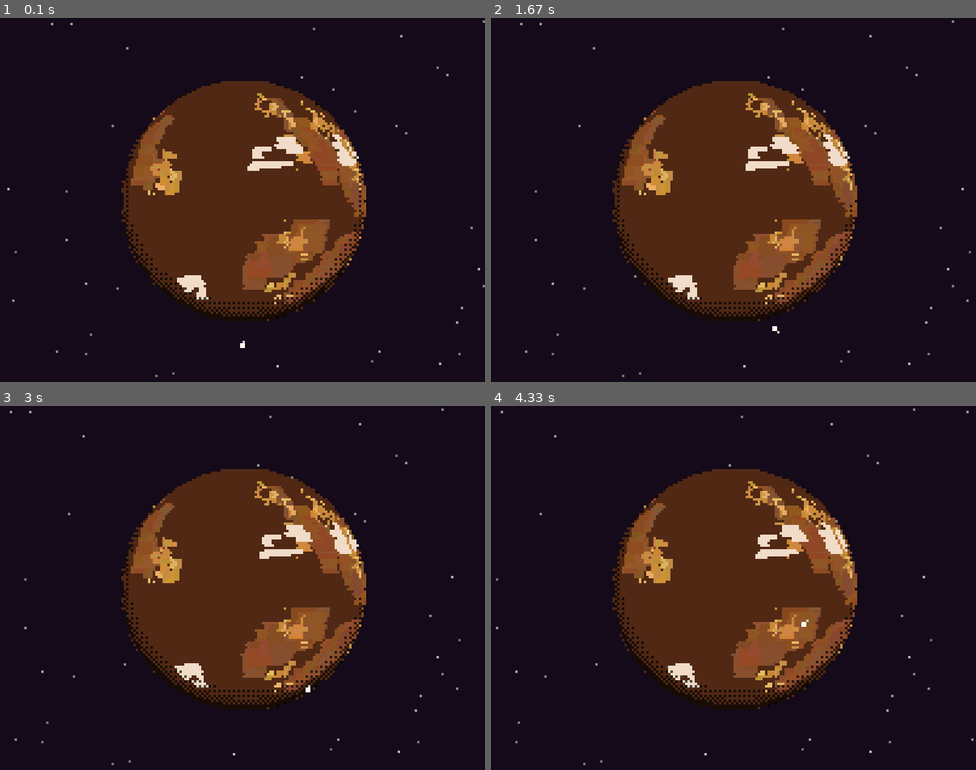
Above: before the commit, frames 1-4 (two rows, left to right).
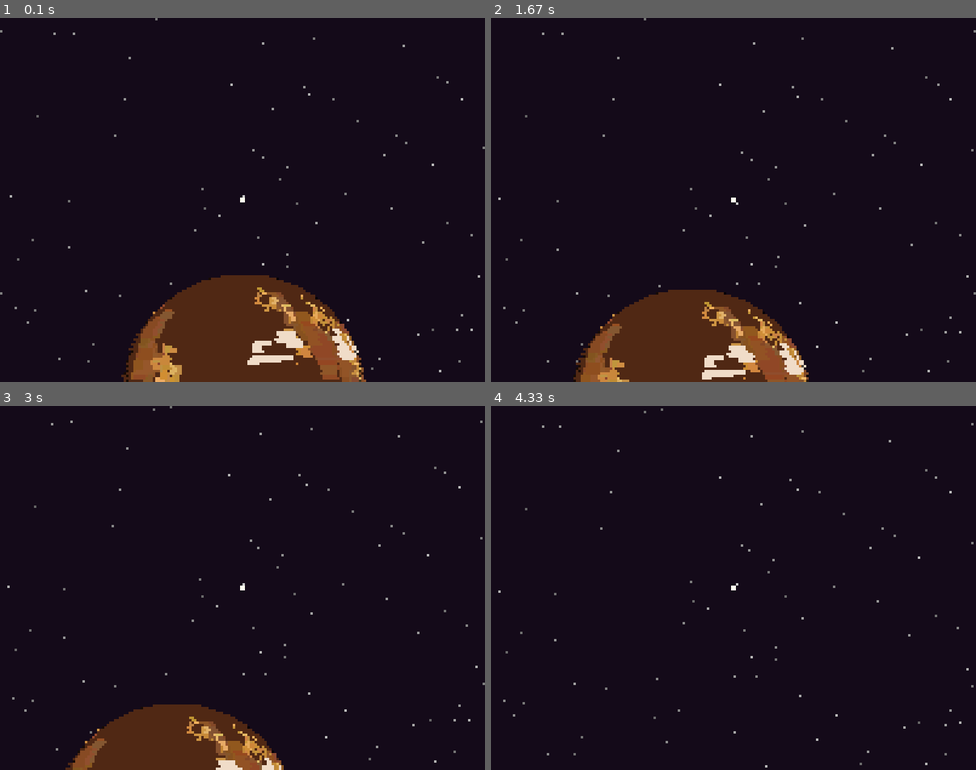
Above: after the commit, the same moments.

Repository: Thak676/pygame_planet_generator
Game: pygame game, started from main.py
Two runs of this game, one before a commit and one after it. Both use one fixed random seed, a clock stepped at 60 frames per second and the inputs below.
Inputs:
- Up to frame 1 (0.1 s): no input
- Up to frame 2 (1.67 s): hold Right 0.33-0.8 s; hold Up 0.83-1.13 s; hold Right 1.17-1.63 s
- Up to frame 3 (3 s): hold Left 1.67-2.2 s; hold Left 2.23-2.63 s; hold Up from 2.67 s (still down)
- Up to frame 4 (4.33 s): release Up at 3.03 s; hold Right 3.07-3.7 s; hold Left 3.73-4.2 s; hold Right from 4.23 s (still down)

The runs differ from the first frame. In frame 1, 33% of the frame differs, in the area x 0-100%, y 0-100%; in frame 2, 33%; in frame 3, 31%; in frame 4, 25%.

Commit message:
can move around in the world now

Diff:
--- a/main.py
+++ b/main.py
@@ -56,19 +56,24 @@
     current_planet = Planet(p_config)
 
     # Create Player
-    player = Spaceship(LOGICAL_WIDTH/2, LOGICAL_HEIGHT/2 + 60, LOGICAL_WIDTH, LOGICAL_HEIGHT)
+    # Start near the planet
+    player = Spaceship(LOGICAL_WIDTH/2, LOGICAL_HEIGHT/2 - 80, LOGICAL_WIDTH, LOGICAL_HEIGHT)
 
     # Assets
-    # Stars (small points)
+    # Stars (Infinite field simulation)
+    # Positions are relative to screen size (0..1) to be scaled by view
     stars = []
-    for _ in range(50):
-        # Allow float for smooth movement
-        x = float(random.randint(0, LOGICAL_WIDTH))
-        y = float(random.randint(0, LOGICAL_HEIGHT))
+    for _ in range(80):
+        x = random.uniform(0, LOGICAL_WIDTH)
+        y = random.uniform(0, LOGICAL_HEIGHT)
+        depth = 0.05 # Fixed depth so the star pattern doesn't distort (very distant)
         c = random.randint(100, 200)
-        stars.append([x, y, c])
+        stars.append({'x': x, 'y': y, 'depth': depth, 'c': c})
 
     light_orbit_angle = 0.0
+
+    # World Setup
+    planet_pos = (LOGICAL_WIDTH/2, LOGICAL_HEIGHT/2)
 
     running = True
     while running:
@@ -90,23 +95,38 @@
         player.handle_input()
         player.update()
 
-        # Draw Background & Stars
+        # Camera Update (Follow Player)
+        # target_cam_x = player.pos.x - LOGICAL_WIDTH/2
+        # target_cam_y = player.pos.y - LOGICAL_HEIGHT/2
+        # For simplicity, rigid lock:
+        camera_x = player.pos.x - LOGICAL_WIDTH / 2
+        camera_y = player.pos.y - LOGICAL_HEIGHT / 2
+
+        # Draw Background & Stars (Parallax)
         canvas.fill(C_SPACE)
         for s in stars:
-            s[0] -= TRAVEL_SPEED
-            if s[0] < 0: s[0] += LOGICAL_WIDTH
+            # Scroll stars based on depth
+            # (Original Pos - Camera * Depth) % ScreenSize
+            sx = (s['x'] - camera_x * s['depth']) % LOGICAL_WIDTH
+            sy = (s['y'] - camera_y * s['depth']) % LOGICAL_HEIGHT
 
-            ix, iy = int(s[0]), int(s[1])
+            ix, iy = int(sx), int(sy)
             if 0 <= ix < LOGICAL_WIDTH and 0 <= iy < LOGICAL_HEIGHT:
-                 canvas.set_at((ix, iy), (s[2], s[2], s[2]))
+                 canvas.set_at((ix, iy), (s['c'], s['c'], s['c']))
 
-        # Draw Planet
-        planet_center_x = LOGICAL_WIDTH // 2
-        planet_center_y = LOGICAL_HEIGHT // 2
-        current_planet.draw(canvas, planet_center_x, planet_center_y, light_vector)
+        # Draw Planet (World Space -> Screen Space)
+        # Planet is at planet_pos in world space
+        screen_planet_x = int(planet_pos[0] - camera_x)
+        screen_planet_y = int(planet_pos[1] - camera_y)
+
+        # Only draw planet if somewhat on screen (simple culling)
+        # Radius is 50, + margin
+        if (-100 < screen_planet_x < LOGICAL_WIDTH + 100 and
+            -100 < screen_planet_y < LOGICAL_HEIGHT + 100):
+            current_planet.draw(canvas, screen_planet_x, screen_planet_y, light_vector)
 
         # Draw Player
-        player.draw(canvas)
+        player.draw(canvas, camera_x, camera_y)
 
         # Scale to window
         scaled_surf = pygame.transform.scale(canvas, (WIDTH, HEIGHT))
--- a/spaceship.py
+++ b/spaceship.py
@@ -47,22 +47,25 @@
         self.vel *= self.friction
         self.pos += self.vel
 
-        # Screen Wrapping
-        self.pos.x = self.pos.x % self.bounds_w
-        self.pos.y = self.pos.y % self.bounds_h
+        # No screen wrapping - infinite world
+        # self.pos.x = self.pos.x % self.bounds_w
+        # self.pos.y = self.pos.y % self.bounds_h
 
-    def draw(self, surface):
-        ix, iy = int(self.pos.x), int(self.pos.y)
+    def draw(self, surface, camera_x, camera_y):
+        # Draw relative to camera
+        ix = int(self.pos.x - camera_x)
+        iy = int(self.pos.y - camera_y)
 
         # Draw simple dot for the ship body
-        pygame.draw.circle(surface, self.color, (ix, iy), 1)
+        if 0 <= ix < self.bounds_w and 0 <= iy < self.bounds_h:
+            pygame.draw.circle(surface, self.color, (ix, iy), 1)
 
-        # Draw a tiny engine flare if thrusting?
-        # Or just a direction indicator (pixel)
-        rad = math.radians(self.angle)
-        front_x = ix + math.cos(rad) * 2
-        front_y = iy - math.sin(rad) * 2
+            # Draw a tiny engine flare if thrusting?
+            # Or just a direction indicator (pixel)
+            rad = math.radians(self.angle)
+            front_x = ix + math.cos(rad) * 2
+            front_y = iy - math.sin(rad) * 2
 
-        # Draw a single pixel at the front to indicate direction
-        if 0 <= front_x < self.bounds_w and 0 <= front_y < self.bounds_h:
-            surface.set_at((int(front_x), int(front_y)), (200, 200, 200))
+            # Draw a single pixel at the front to indicate direction
+            if 0 <= front_x < self.bounds_w and 0 <= front_y < self.bounds_h:
+                surface.set_at((int(front_x), int(front_y)), (200, 200, 200))
